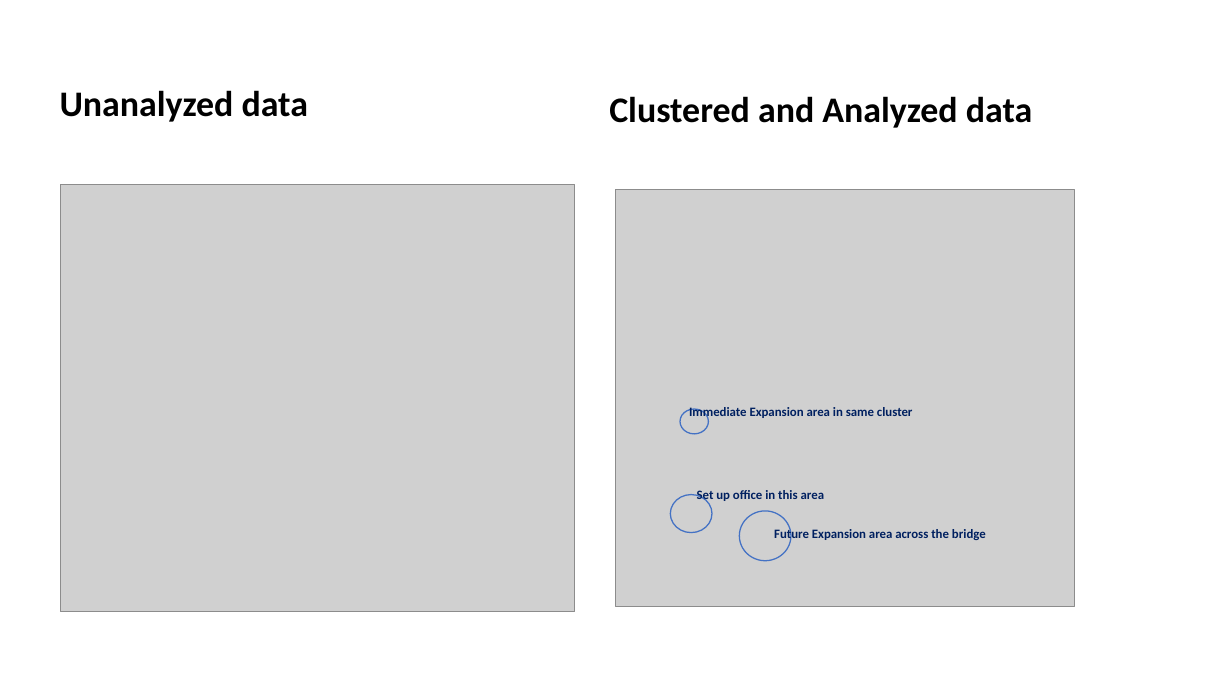
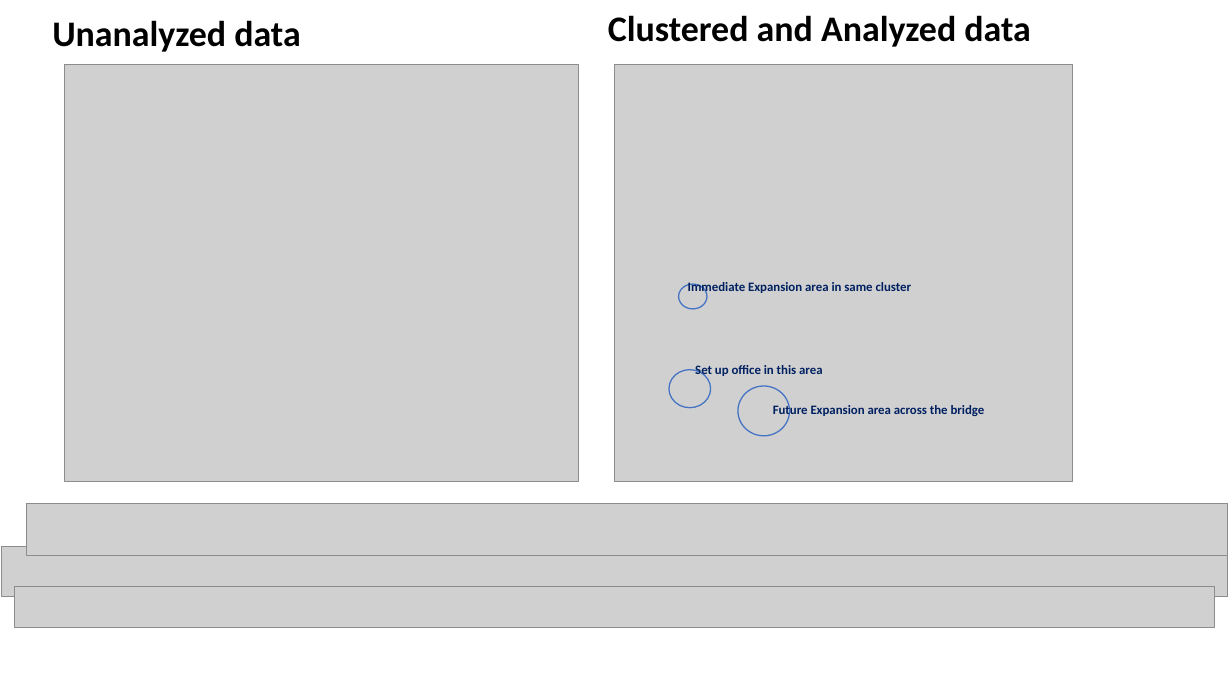
Before and after one commit to msac22/Coursera_Capstone, a slide deck: slide 7 of CapstonePresentation.pptx. Drawn at 1232x693 pixels with LibreOffice and Linux fonts; fonts in the diff are those of the drawing; grey boxes stand for pictures. Boxes give left, top, right and bottom in pixels: in the first picture for what was removed or moved away, otherwise in the second. Text is boxed around its words. In the diff, an @@ line names an element or a change of style, - is before the commit and + after.

Commit message:
uploaded with data

```diff
--- a/CapstonePresentation.pptx
+++ b/CapstonePresentation.pptx
@@ title "Unanalyzed data": place and size @@
-title "Unanalyzed data" at bbox=[60, 90, 308, 122]
+title "Unanalyzed data" at bbox=[52, 20, 300, 52]
@@ text "Clustered and Analyzed data": place and size @@
-text "Clustered and Analyzed data" at bbox=[609, 96, 1032, 128]
+text "Clustered and Analyzed data" at bbox=[608, 15, 1030, 47]
@@ picture: place and size @@
-picture at bbox=[60, 185, 575, 612]
+picture at bbox=[64, 65, 579, 482]
@@ 3 texts, 3 ellipses, 1 picture: place and size @@
-3 texts, 3 ellipses, 1 picture at bbox=[616, 189, 1075, 606]
+3 texts, 3 ellipses, 1 picture at bbox=[615, 65, 1073, 482]
@@ picture added at bbox=[27, 504, 1228, 556] @@
@@ picture added at bbox=[1, 546, 1228, 596] @@
@@ picture added at bbox=[15, 587, 1215, 628] @@
```
